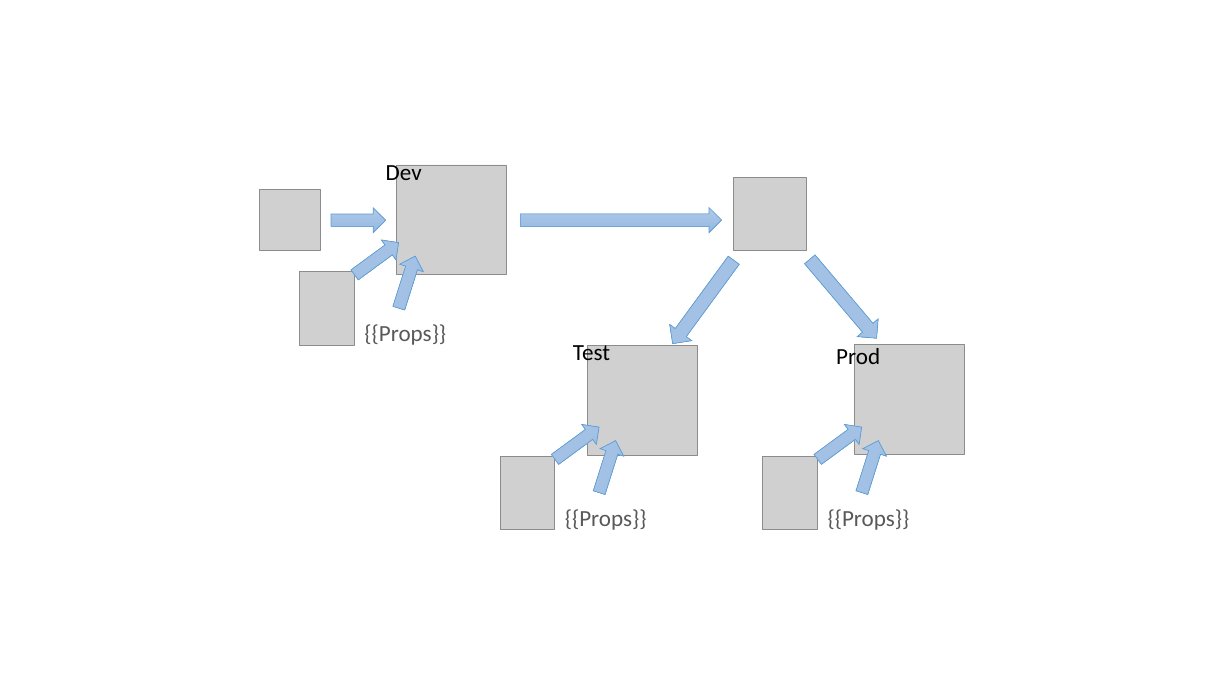
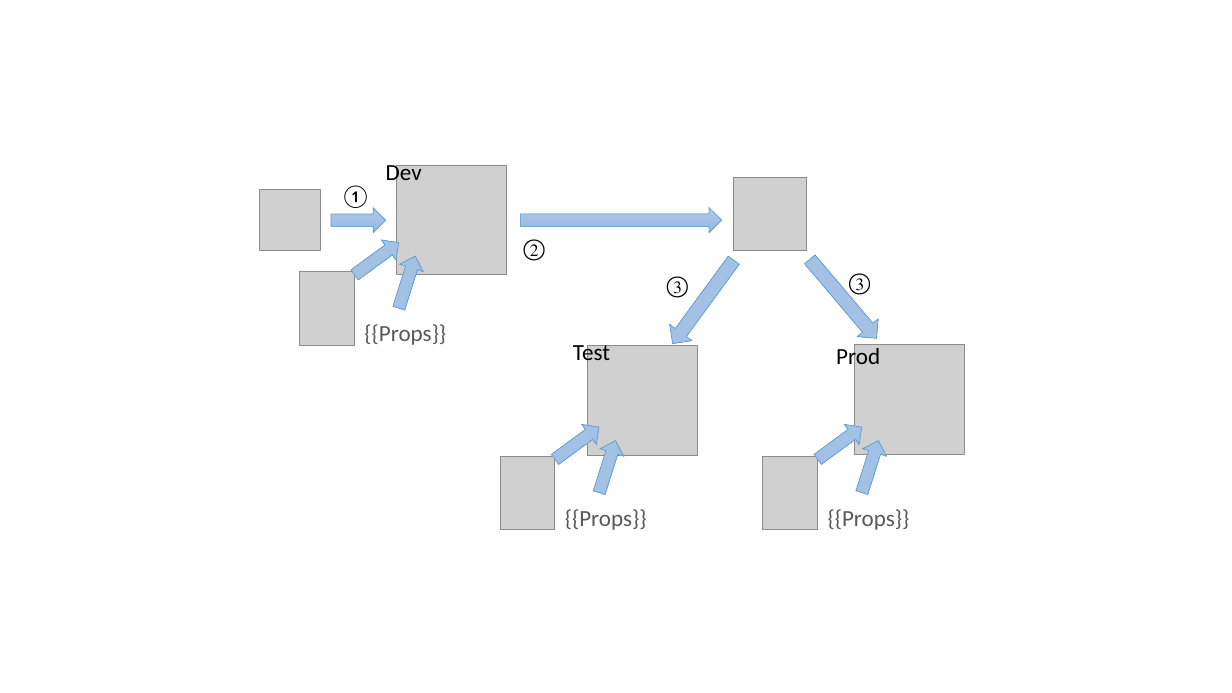
Before and after one commit to paul-mateos/azure-apim-deployment-utils, a slide deck: slide 1 of doc/illustrations.pptx. Drawn at 1232x693 pixels with LibreOffice and Linux fonts; fonts in the diff are those of the drawing; grey boxes stand for pictures. Boxes give left, top, right and bottom in pixels: in the first picture for what was removed or moved away, otherwise in the second. Text is boxed around its words. In the diff, an @@ line names an element or a change of style, - is before the commit and + after.

```diff
--- a/doc/illustrations.pptx
+++ b/doc/illustrations.pptx
@@ text added at [340, 185, 371, 208], 18 pt, text #000000 @@
+①
@@ text added at [523, 239, 545, 261], 18 pt, text #000000 @@
+②
@@ text added at [667, 276, 689, 298], 18 pt, text #000000 @@
+③
@@ text added at [849, 273, 871, 298], 18 pt, text #000000 @@
+③
```
Also in this commit, not shown: 1 other file.
